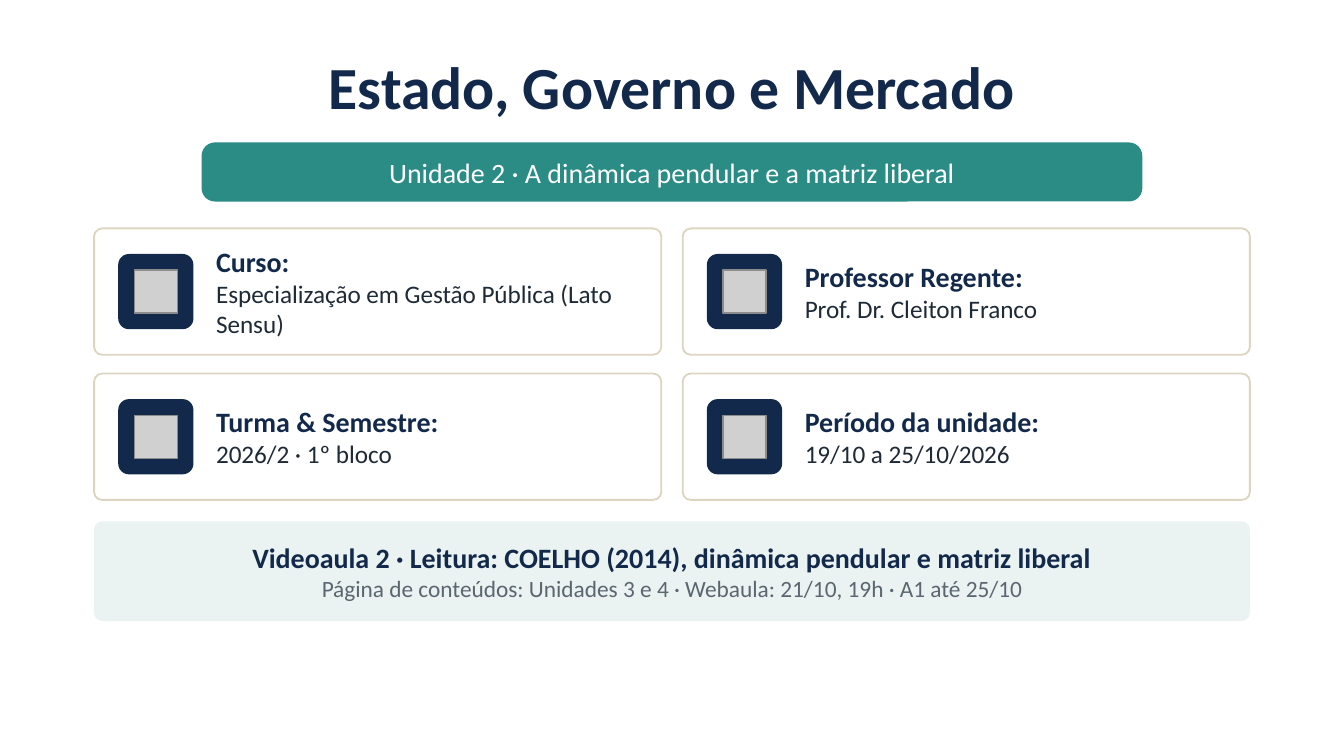
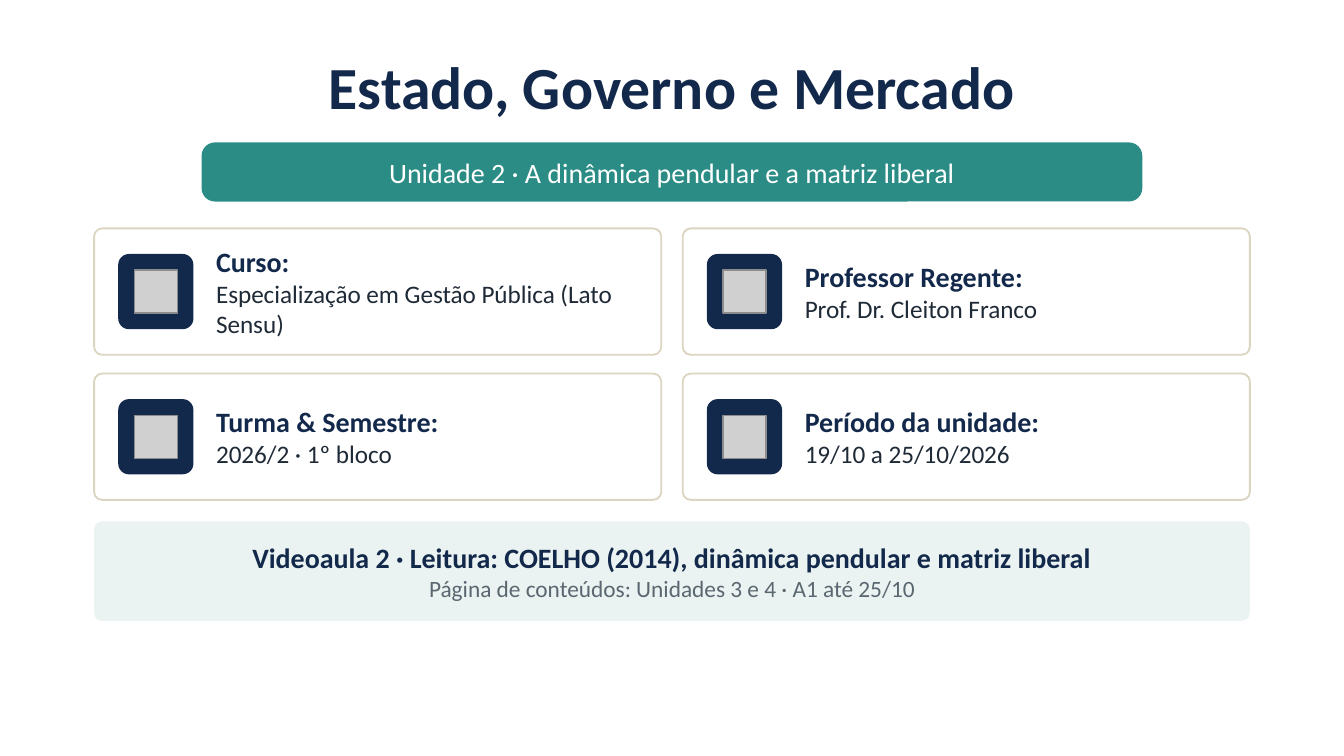
Before and after one commit to cleitonfranco74/gestao_publica, a slide deck: slide 2 of disciplina-01-estado-governo-mercado/materiais/02_Unidade_2_Pendulo_e_Matriz_Liberal.pptx. Drawn at 1344x756 pixels with LibreOffice and Linux fonts; fonts in the diff are those of the drawing; grey boxes stand for pictures; background and template pictures are left out. Boxes give left, top, right and bottom in pixels: in the first picture for what was removed or moved away, otherwise in the second. Text is boxed around its words. In the diff, an @@ line names an element or a change of style, - is before the commit and + after.

```diff
--- a/disciplina-01-estado-governo-mercado/materiais/02_Unidade_2_Pendulo_e_Matriz_Liberal.pptx
+++ b/disciplina-01-estado-governo-mercado/materiais/02_Unidade_2_Pendulo_e_Matriz_Liberal.pptx
@@ text in rounded rectangle at bbox=[429, 581, 914, 601]: text changed @@
-Página de conteúdos: Unidades 3 e 4 · Webaula: 21/10, 19h · A1 até 25/10
+Página de conteúdos: Unidades 3 e 4 · A1 até 25/10
```
Also in this commit, not shown: 1 other slide changed, 17 other files.
